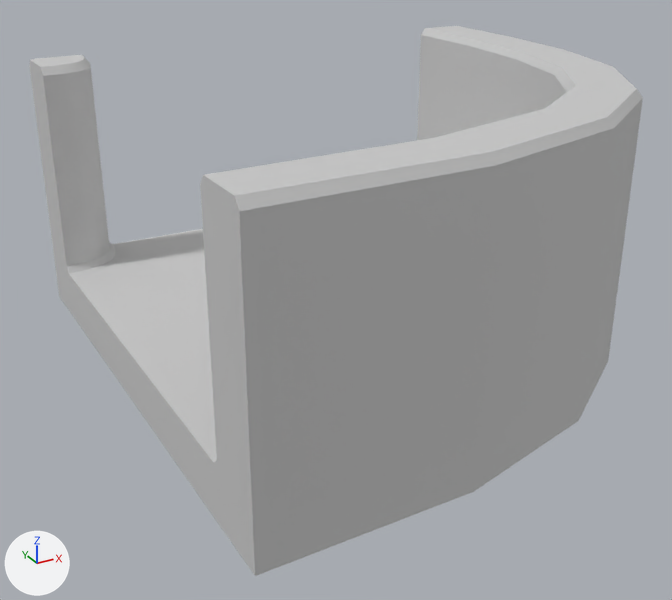
The FBX model Assets/Models/1SidedCorner.fbx: old version first, new version second.
Rendered twice from a 50 mm lens placed at (-9.79, -15.52, 6.18), pointed at (-1.29, -0.06, -1.55). The lights are fixed; the arrows at lower left show +X, +Y and +Z. Where no turn or scale is listed for an object, it has been applied to the vertices.

Names of what the first picture shows: '1SidedCorner'.
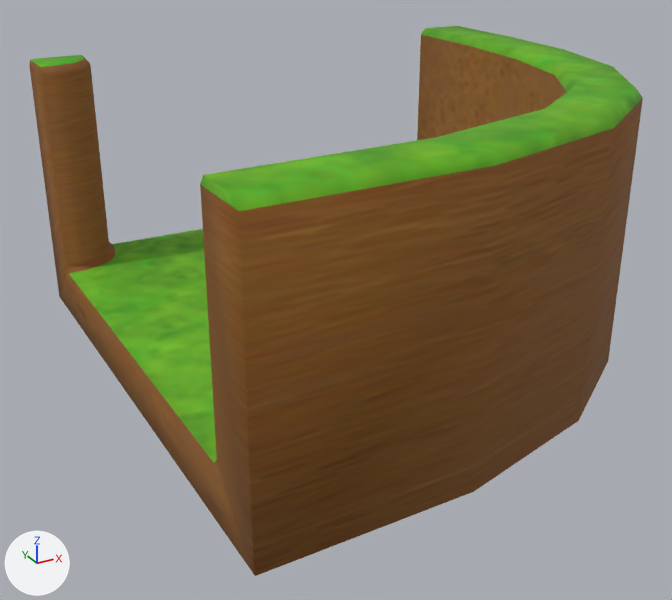
Patch to the scene script:
```diff
--- a/Assets/Models/1SidedCorner.fbx.py
+++ b/Assets/Models/1SidedCorner.fbx.py
@@ img_1sidedcorner_jpg @@
+img_1sidedcorner_jpg = load_image('1sidedcorner.jpg', '../Textures/1sidedcorner.jpg', 512, 512, 'sRGB')
@@ mat_material__30 @@
+mat_material__30 = principled_material('Material #30')
+mat_material__30.texture = img_1sidedcorner_jpg
+mat_material__30.roughness = 0.859
@@ me_mesh @@
 me_mesh.from_pydata(...)  # 115 vertices, 123 faces; spans x -5.71..5.71, y -5.7..5.7, z -2.85..2.85
 # used by ob_1sidedcorner; location = (0.0, 0.0, 0.0)
-me_mesh.materials.append(mat_material__25)  # light grey #cacaca
+# me_mesh part 1: edges marked sharp go from 130 to 0
+me_mesh.materials.append(mat_material__30)  # picture img_1sidedcorner_jpg
```

Changed parts and their boxes (x1, y1, x2, y2) in the pictures (672 x 600 px):
'1SidedCorner', recoloured, shading changed (grey to brown): (29, 26, 643, 576) in both
part 1 of me_mesh, shading changed: (29, 35, 643, 576) in both
